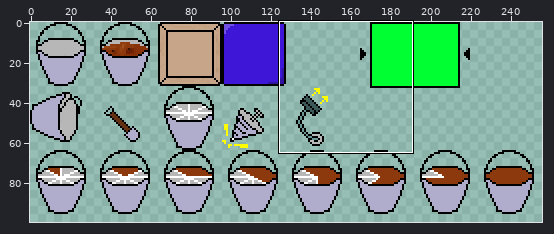
Sprite sheet: assets/sprites/sheet.png. Above: a wide view before the commit, with the close-up outlined.
Close-up. Before the edit:
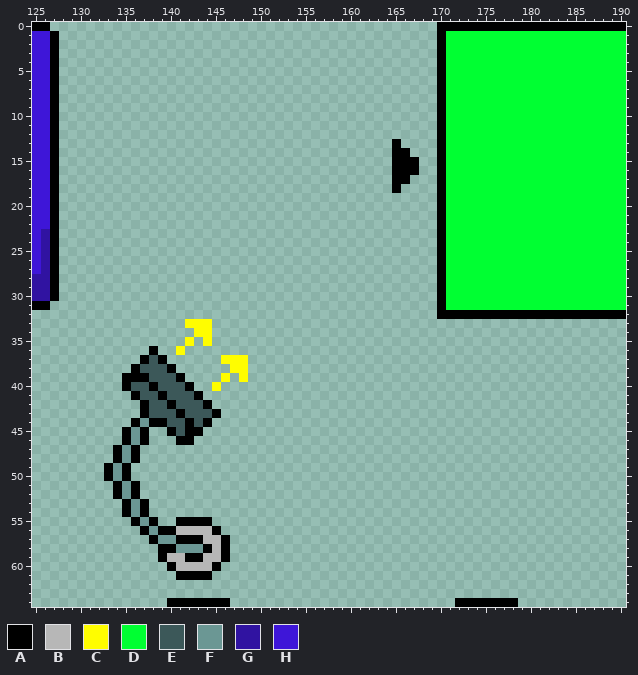
The file is 256x256 pixels. Colours within 5 levels of each other are drawn and written as one. Shown: x 125..190, y 0..64. The wide view leaves out empty margins. The commit also changed other parts of the picture, which this record leaves out.
Palette (. is transparent): A #000000  B #b7b7b7  C #fffd00  D #00ff32  E #3c5859  F #6b9794  G #3013a1  H #3e16d8
Pixels before (only the part around the change), first column x 125:
 0 AA...........................................AAAAAAAAAAAAAAAAAAAA
 1 HHA..........................................ADDDDDDDDDDDDDDDDDDD
 2 HHA..........................................ADDDDDDDDDDDDDDDDDDD
 3 HHA..........................................ADDDDDDDDDDDDDDDDDDD
 4 HHA..........................................ADDDDDDDDDDDDDDDDDDD
 5 HHA..........................................ADDDDDDDDDDDDDDDDDDD
 6 HHA..........................................ADDDDDDDDDDDDDDDDDDD
 7 HHA..........................................ADDDDDDDDDDDDDDDDDDD
 8 HHA..........................................ADDDDDDDDDDDDDDDDDDD
 9 HHA..........................................ADDDDDDDDDDDDDDDDDDD
10 HHA..........................................ADDDDDDDDDDDDDDDDDDD
11 HHA..........................................ADDDDDDDDDDDDDDDDDDD
12 HHA..........................................ADDDDDDDDDDDDDDDDDDD
13 HHA.....................................A....ADDDDDDDDDDDDDDDDDDD
14 HHA.....................................AA...ADDDDDDDDDDDDDDDDDDD
15 HHA.....................................AAA..ADDDDDDDDDDDDDDDDDDD
16 HHA.....................................AAA..ADDDDDDDDDDDDDDDDDDD
17 HHA.....................................AA...ADDDDDDDDDDDDDDDDDDD
18 HHA.....................................A....ADDDDDDDDDDDDDDDDDDD
19 HHA..........................................ADDDDDDDDDDDDDDDDDDD
20 HHA..........................................ADDDDDDDDDDDDDDDDDDD
21 HHA..........................................ADDDDDDDDDDDDDDDDDDD
22 HHA..........................................ADDDDDDDDDDDDDDDDDDD
23 HGA..........................................ADDDDDDDDDDDDDDDDDDD
24 HGA..........................................ADDDDDDDDDDDDDDDDDDD
25 HGA..........................................ADDDDDDDDDDDDDDDDDDD
26 HGA..........................................ADDDDDDDDDDDDDDDDDDD
27 HGA..........................................ADDDDDDDDDDDDDDDDDDD
28 GGA..........................................ADDDDDDDDDDDDDDDDDDD
29 GGA..........................................ADDDDDDDDDDDDDDDDDDD
30 GGA..........................................ADDDDDDDDDDDDDDDDDDD
31 AA...........................................ADDDDDDDDDDDDDDDDDDD
32 .............................................AAAAAAAAAAAAAAAAAAAA
33 .................CCC.............................................
34 ..................CC.............................................
35 .................C.C.............................................
36 .............A..C................................................
37 ............AEA......CCC.........................................
38 ...........AEEEA......CC.........................................
39 ..........AAAEEEA....C.C.........................................
40 ..........AEEAEEEA..C............................................
41 ...........AEEAEEEA..............................................
42 ............AEEAEEEA.............................................
43 ............AEEEAEEEA............................................
44 ...........AFAAEEAEA.............................................
45 ..........AFA..AEAA..............................................
46 ..........AFA...AA...............................................
47 .........AFA.....................................................
48 .........AFA.....................................................
49 ........AFA......................................................
50 ........AFA......................................................
51 .........AFA.....................................................
52 .........AFA.....................................................
53 ..........AFA....................................................
54 ..........AFA....................................................
55 ...........AFA..AAAA.............................................
56 ............AFAABBBBA............................................
57 .............AFFAAABBA...........................................
58 ..............AAFFFABA...........................................
59 ..............ABBAABBA...........................................
60 ...............ABBBBA............................................
61 ................AAAA.............................................
62 .................................................................
63 .................................................................
64 ...............AAAAAAA.........................AAAAAAA...........
After:
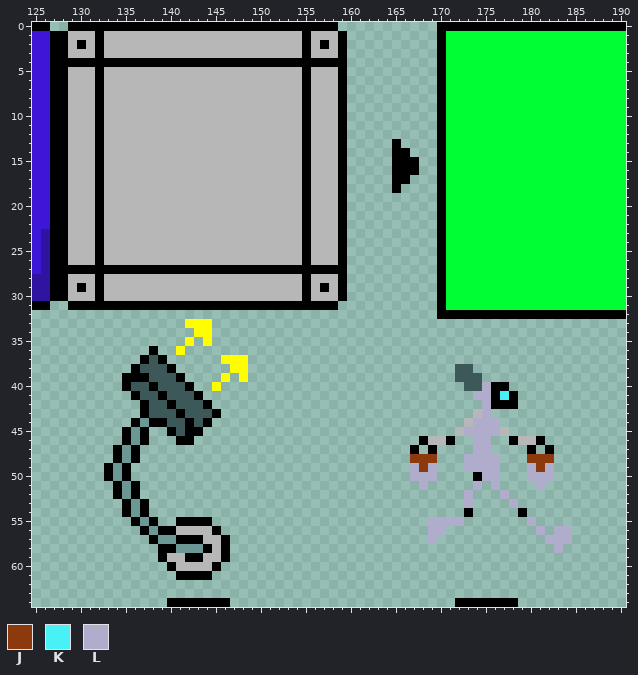
Colours new in this view: J #8b390d  K #47f1f6  L #b0accc
Change:
y 0: x 129..158 .............................. -> AAAAAAAAAAAAAAAAAAAAAAAAAAAAAA
y 1: x 128..159 ................................ -> ABBBABBBBBBBBBBBBBBBBBBBBBBABBBA
y 2: x 128..159 ................................ -> ABABABBBBBBBBBBBBBBBBBBBBBBABABA
y 3: x 128..159 ................................ -> ABBBABBBBBBBBBBBBBBBBBBBBBBABBBA
y 4: x 128..159 ................................ -> AAAAAAAAAAAAAAAAAAAAAAAAAAAAAAAA
y 5..26: x 128..159 ................................ -> ABBBABBBBBBBBBBBBBBBBBBBBBBABBBA
y 27: x 128..159 ................................ -> AAAAAAAAAAAAAAAAAAAAAAAAAAAAAAAA
y 28: x 128..159 ................................ -> ABBBABBBBBBBBBBBBBBBBBBBBBBABBBA
y 29: x 128..159 ................................ -> ABABABBBBBBBBBBBBBBBBBBBBBBABABA
y 30: x 128..159 ................................ -> ABBBABBBBBBBBBBBBBBBBBBBBBBABBBA
y 31: x 129..158 .............................. -> AAAAAAAAAAAAAAAAAAAAAAAAAAAAAA
y 38: x 172..173 .. -> EE
y 39: x 172..174 ... -> EEE
y 40: x 173..177 ..... -> EELAA
y 41: x 174..178 ..... -> LLAKA
y 42: x 175..178 .... -> LAAA
y 43: x 174..175 .. -> BL
y 44: x 173..176 .... -> BLLL
y 45: x 172..177 ...... -> BLLLLB
y 46: x 168..171 .... -> ABBA; x 174..175 .. -> LL; x 178..181 .... -> ABBA
y 47: x 167 . -> A; x 169 . -> A; x 174..175 .. -> LL; x 180 . -> A; x 182 . -> A
y 48: x 167..169 ... -> JJJ; x 173..176 .... -> LLLL; x 180..182 ... -> JJJ
y 49: x 167..169 ... -> LJL; x 173..176 .... -> LLLL; x 180..182 ... -> LJL
y 50: x 167..169 ... -> LLL; x 174..176 ... -> ALL; x 180..182 ... -> LLL
y 51: x 168 . -> L; x 174 . -> L; x 176 . -> L; x 181 . -> L
y 52: x 173 . -> L; x 177 . -> L
y 53: x 173 . -> L; x 178 . -> L
y 54: x 173 . -> A; x 179 . -> A
y 55: x 169..172 .... -> LLLL; x 180 . -> L
y 56: x 169..170 .. -> LL; x 181 . -> L; x 183..184 .. -> LL
y 57: x 169 . -> L; x 182..184 ... -> LLL
y 58: x 183 . -> L
Changed places in both close-ups, as pixel boxes (x1, y1, x2, y2):
added: (59, 22, 347, 310)
added: (410, 364, 572, 553)
